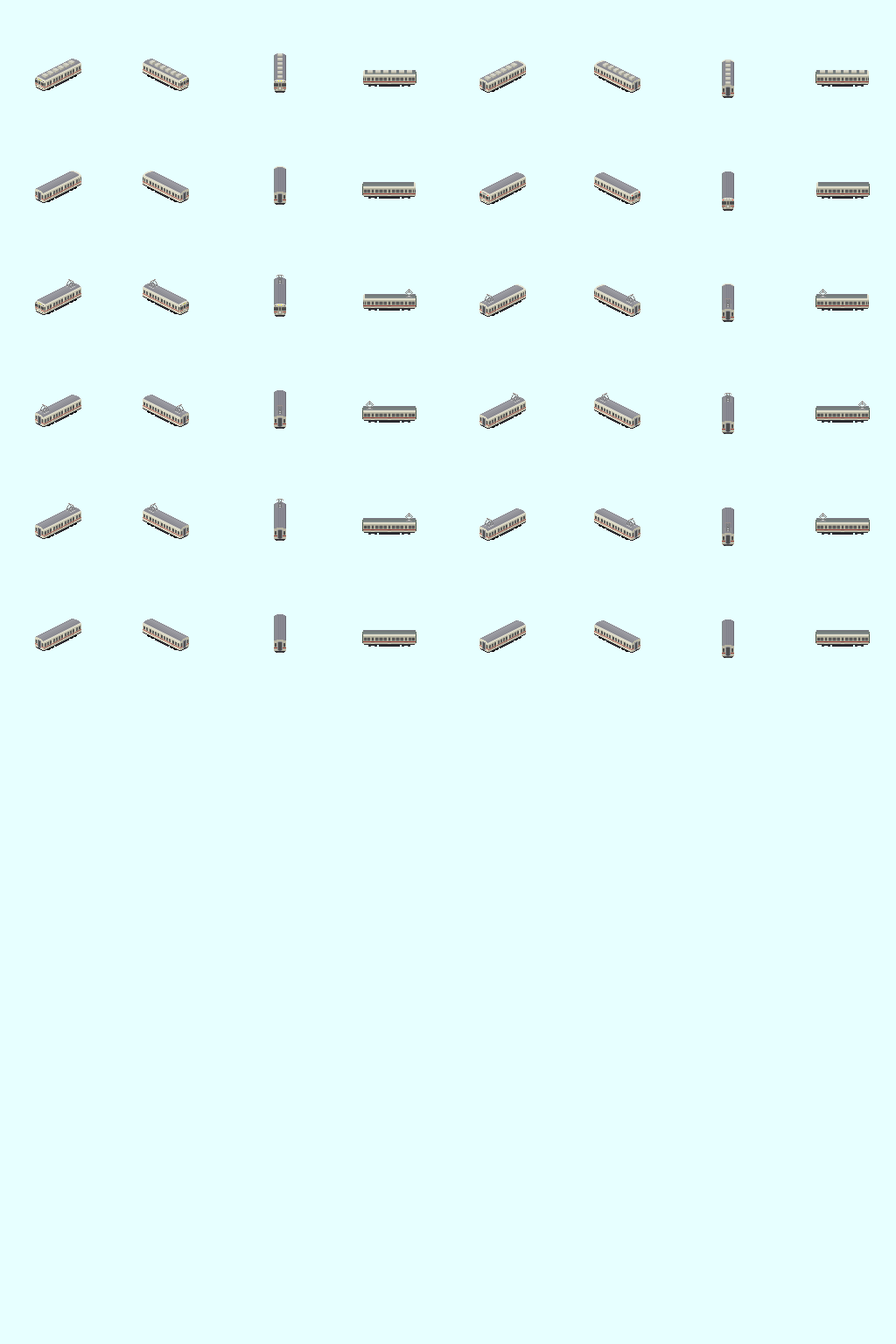
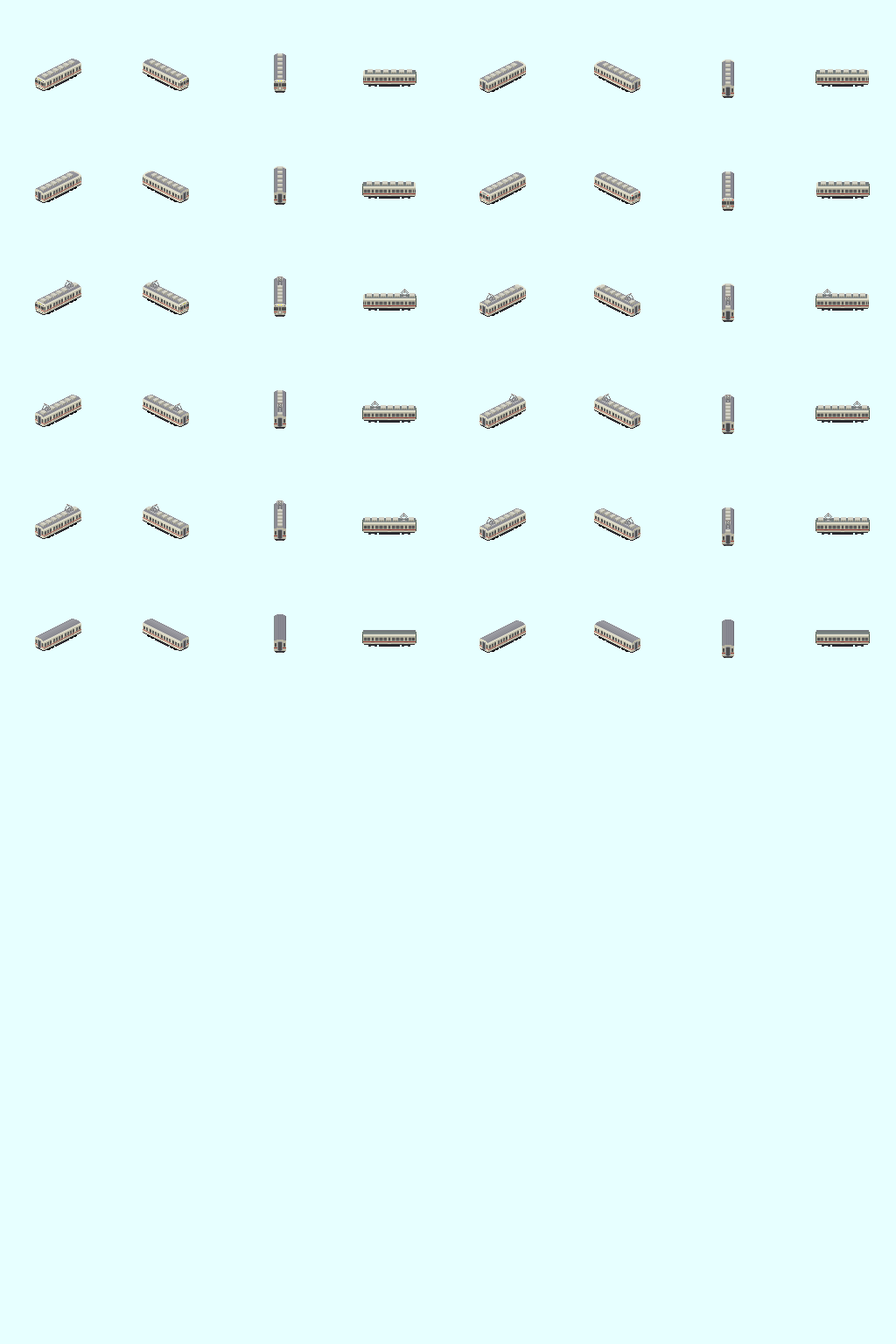
Layered file, before and after one edit (896x1344). Changes by layer:
added group "先頭デハ" with 56 layers in group "クーラー" over [39, 277, 866, 309]
added group "S" (1st of 3, in "屋根" › "クーラー" › "先頭デハ") with 6 layers in group "先頭デハ" over [39, 281, 80, 303]
added group "E" (1st of 3, in "屋根" › "クーラー" › "先頭デハ") with 6 layers in group "先頭デハ" over [145, 281, 185, 303]
showed "レイヤー 30", moved it into group "E", painted on it over [41, 72, 183, 293]
removed layer "レイヤー 32 のコピー" from group "クーラー" over [488, 64, 865, 81]
added group "N" (1st of 3, in "屋根" › "クーラー" › "先頭デハ") with 6 layers in group "先頭デハ" over [483, 284, 523, 305]
added group "W" (1st of 3, in "屋根" › "クーラー" › "先頭デハ") with 6 layers in group "先頭デハ" over [598, 284, 636, 305]
added group "中間デハ" (1st of 2, in "屋根" › "クーラー") with 56 layers in group "クーラー" over [39, 390, 867, 420]
added group "S" (2nd of 3, in "屋根" › "クーラー" › "中間デハ") with 6 layers in group "中間デハ" over [39, 394, 78, 415]
added group "N" (2nd of 3, in "屋根" › "クーラー" › "中間デハ") with 6 layers in group "中間デハ" over [483, 395, 524, 417]
added group "E" (2nd of 3, in "屋根" › "クーラー" › "中間デハ") with 6 layers in group "中間デハ" over [146, 394, 185, 415]
added group "W" (2nd of 3, in "屋根" › "クーラー" › "中間デハ") with 6 layers in group "中間デハ" over [596, 395, 636, 417]
added group "中間デハ" (2nd of 2, in "屋根" › "クーラー") with 56 layers in group "クーラー" over [39, 501, 867, 533]
added group "S" (3rd of 3, in "屋根" › "クーラー" › "中間デハ") with 6 layers in group "中間デハ" over [39, 505, 80, 527]
added group "E" (3rd of 3, in "屋根" › "クーラー" › "中間デハ") with 6 layers in group "中間デハ" over [145, 505, 185, 527]
added group "N" (3rd of 3, in "屋根" › "クーラー" › "中間デハ") with 6 layers in group "中間デハ" over [483, 508, 523, 529]
added group "W" (3rd of 3, in "屋根" › "クーラー" › "中間デハ") with 6 layers in group "中間デハ" over [598, 508, 636, 529]
renamed "レイヤー 32" to "クハ", painted on it over [39, 62, 866, 197]
painted on "パンタ" over [40, 274, 866, 532]
…and 155 more changes (155 added)
